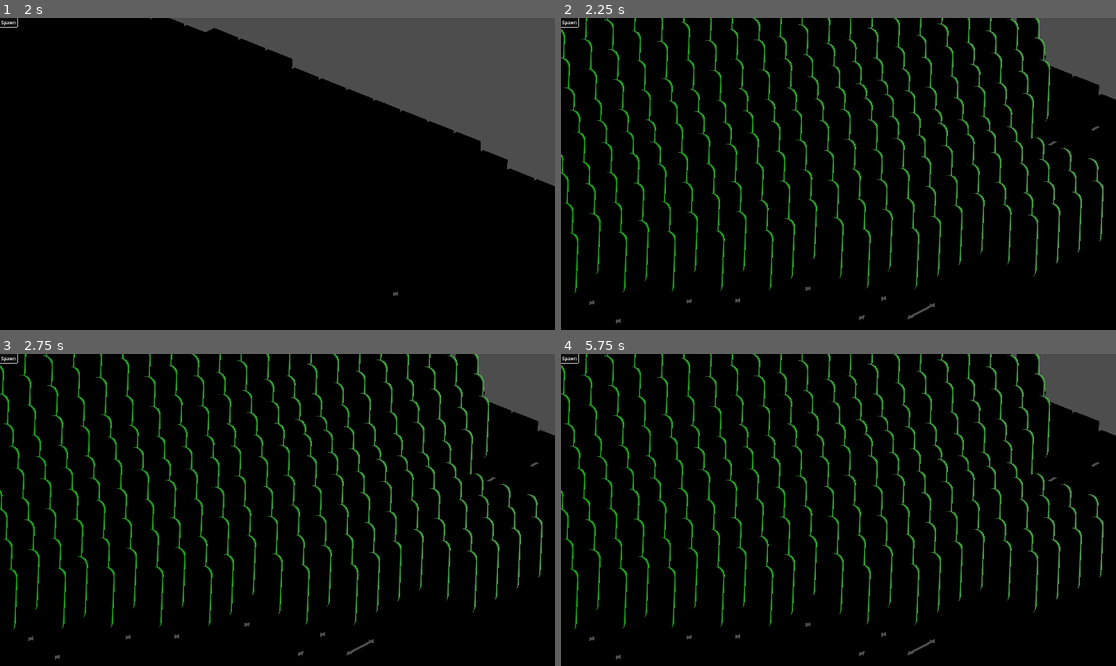
Above: before the commit, frames 1-4 (two rows, left to right).
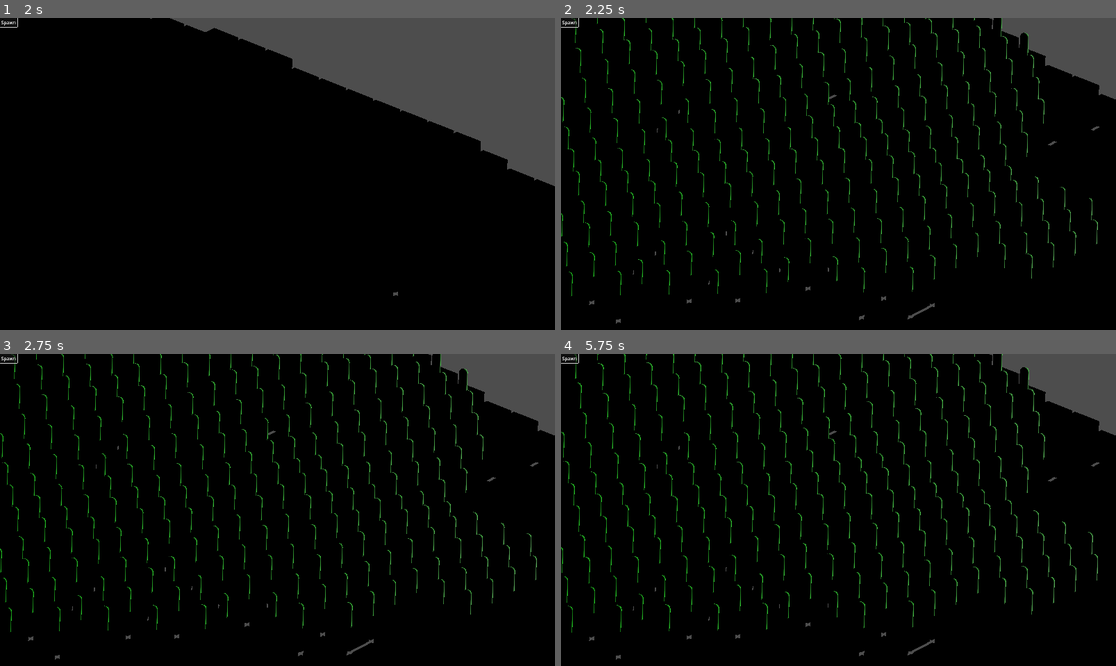
Above: after the commit, the same moments.

Repository: ctrostel90/godot_sandbox
Game: Godot game, scene res://brainstorm/Sandbox.tscn
Two runs of this game, one before a commit and one after it. Both use one fixed random seed, a clock stepped at 60 frames per second and the inputs below. This scene is started directly instead of the project's main scene.
Inputs (mouse positions are in pixels of both pictures, inside the frame that each line leads up to):
- Up to frame 1 (2 s): click "Spawn" at 0.5 s; tap Enter at 1.25 s; move the mouse to (399, 158) at 1.27 s; hold D (MoveRight) from 1.28 s (still down); click (399, 158) at 1.35 s
- Up to frame 2 (2.25 s): tap Space at 2 s; move the mouse to (727, 189) at 2.02 s; release D (MoveRight) at 2.03 s; hold S (MoveBackwards) from 2.03 s (still down); right-click (727, 189) at 2.1 s
- Up to frame 3 (2.75 s): keep holding S (MoveBackwards)
- Up to frame 4 (5.75 s): move the mouse to (894, 441) at 2.77 s; release S (MoveBackwards) at 2.78 s; hold D (MoveRight) 2.78-3.53 s; hold Q (RotateCameraLeft) 2.78-3.53 s; move the mouse to (810, 572) at 3.52 s; hold W (MoveForward) 3.53-4.28 s; tap E (RotateCameraRight) at 3.6 s; click (810, 572) at 3.67 s; move the mouse to (1005, 556) at 4.27 s; hold A (MoveLeft) from 4.28 s (still down); tap 1 (tool_1_select) at 4.35 s; move the mouse to (672, 463) at 5.02 s; tap 2 (tool_2_select) at 5.1 s

Frame 1 is identical in both runs. In frame 2, 10% of the frame differs, in the area x 0-98%, y 0-90%; in frame 3, 10%; in frame 4, 10%.
Error before the commit: Attempt to call function 'TreeSpawned' in base 'null instance' on a null instance. (res://2.0/Objects/forrest_tree.gd:7)
Error after the commit: Attempt to call function 'TreeSpawned' in base 'null instance' on a null instance. (res://2.0/Objects/forrest_tree.gd:21)

Commit message:
Made trees grow and die

Diff:
--- a/2.0/Objects/forrest_tree.gd
+++ b/2.0/Objects/forrest_tree.gd
@@ -1,4 +1,18 @@
 class_name ForrestTree extends Node3D
+
+@onready var tree_mesh: MeshInstance3D = $MeshInstance3D
+
+var _health : float = 100
+var _age: float = 0
+
+@export var max_size: Vector3i = Vector3i(1.5,1.5,1.5)
+@export var can_spawn_age:float = 20
+
+signal tree_died(ForrestTree)
+
+var CanSpawnTree: bool :
+	get:
+		return _age > can_spawn_age
 
 var ParentTile: Tile
 
@@ -19,3 +33,24 @@
 		if not tile.HasTree:
 			neighbors.append(tile)
 	return neighbors
+
+func _age_process(delta: float) -> void:
+	_age += delta
+	_age = clampf(_age,0,100)
+	tree_mesh.scale = _age / 100 * max_size + Vector3(0.5,0.5,0.5)
+	tree_mesh.position.y = tree_mesh.scale.y / 2
+
+func _health_process(delta: float) -> void:
+	if ParentTile.moisture_level < 50:
+		_health -= delta * 2
+	if _health < 30:
+		TreeDeath()
+
+
+func _physics_process(delta: float) -> void:
+	_age_process(delta)
+	_health_process(delta)
+
+func TreeDeath() -> void:
+	emit_signal('tree_died',self)
+	queue_free()
--- a/2.0/Objects/tree.tscn
+++ b/2.0/Objects/tree.tscn
@@ -11,29 +11,9 @@
 height = 1.0
 radial_segments = 24
 
-[sub_resource type="ParticleProcessMaterial" id="ParticleProcessMaterial_5lxwp"]
-emission_shape_offset = Vector3(0, 0.75, 0)
-direction = Vector3(0, 1, 0)
-spread = 38.264
-initial_velocity_min = 2.0
-initial_velocity_max = 5.0
-
-[sub_resource type="StandardMaterial3D" id="StandardMaterial3D_ykys1"]
-albedo_color = Color(0.80282, 0.43496, 0.0789285, 1)
-
-[sub_resource type="BoxMesh" id="BoxMesh_hg108"]
-material = SubResource("StandardMaterial3D_ykys1")
-size = Vector3(0.1, 0.1, 0.1)
-
 [node name="root" type="Node3D"]
 script = ExtResource("1_5lxwp")
 
 [node name="MeshInstance3D" type="MeshInstance3D" parent="."]
-transform = Transform3D(1, 0, 0, 0, 1, 0, 0, 0, 1, 0, 0.5, 0)
+transform = Transform3D(0.5, 0, 0, 0, 0.5, 0, 0, 0, 0.5, 0, 0.25, 0)
 mesh = SubResource("CapsuleMesh_i4ofe")
-
-[node name="GPUParticles3D" type="GPUParticles3D" parent="."]
-lifetime = 0.5
-randomness = 0.24
-process_material = SubResource("ParticleProcessMaterial_5lxwp")
-draw_pass_1 = SubResource("BoxMesh_hg108")
--- a/2.0/Resources/Controllers/default_moisture_settings.tres
+++ b/2.0/Resources/Controllers/default_moisture_settings.tres
@@ -5,6 +5,6 @@
 [resource]
 script = ExtResource("1_gfhxp")
 update_rate = 1.0
-evaporation_rate = 5.0
-bleed_rate = 5.0
+evaporation_rate = 1.5
+bleed_rate = 1.5
 metadata/_custom_type_script = "uid://b5qoyop4w02mj"
--- a/2.0/Scenes/Controllers/moisture_controller.gd
+++ b/2.0/Scenes/Controllers/moisture_controller.gd
@@ -1,7 +1,5 @@
 class_name MoistureController
 extends Node
-
-var _moisture_level:Array[float]
 
 @export var _moisture_settings:MoistureSettings
 var _update_check:float
--- a/2.0/Scenes/Controllers/tree_controller.gd
+++ b/2.0/Scenes/Controllers/tree_controller.gd
@@ -9,6 +9,10 @@
 
 func TreeSpawned(_Tree : ForrestTree) -> void:
 	_trees.append(_Tree)
+	_Tree.connect('tree_died',TreeDied)
+
+func TreeDied(_Tree : ForrestTree) -> void:
+	_trees.erase(_Tree)
 
 func _update_trees() -> void:
 	#iterate through all trees
@@ -17,6 +21,8 @@
 
 func _check_spawn_chance(_Tree : ForrestTree) -> bool:
 	var _spawn:bool = false
+	if not _Tree.CanSpawnTree:
+		return false
 	var _spawnChance: float = randf_range(0,1)
 	var _neighbors:Array[Tile] = _Tree.GetTreeNeighbors()
 	_spawn = _spawnChance < SpawnRates[_neighbors.size() - 1]
--- a/2.0/World_Gen/tile.gd
+++ b/2.0/World_Gen/tile.gd
@@ -11,6 +11,10 @@
 
 var debugLabel : Label3D
 
+func GetTree() -> Tree:
+	if HasTree:
+		return objects.get_child(0)
+	return null
 
 func SpawnTree(TreeScene:PackedScene) -> void:
 	if HasTree:
Not shown: 1 places in 2.0/Objects/tree.tscn that only renumber resources
